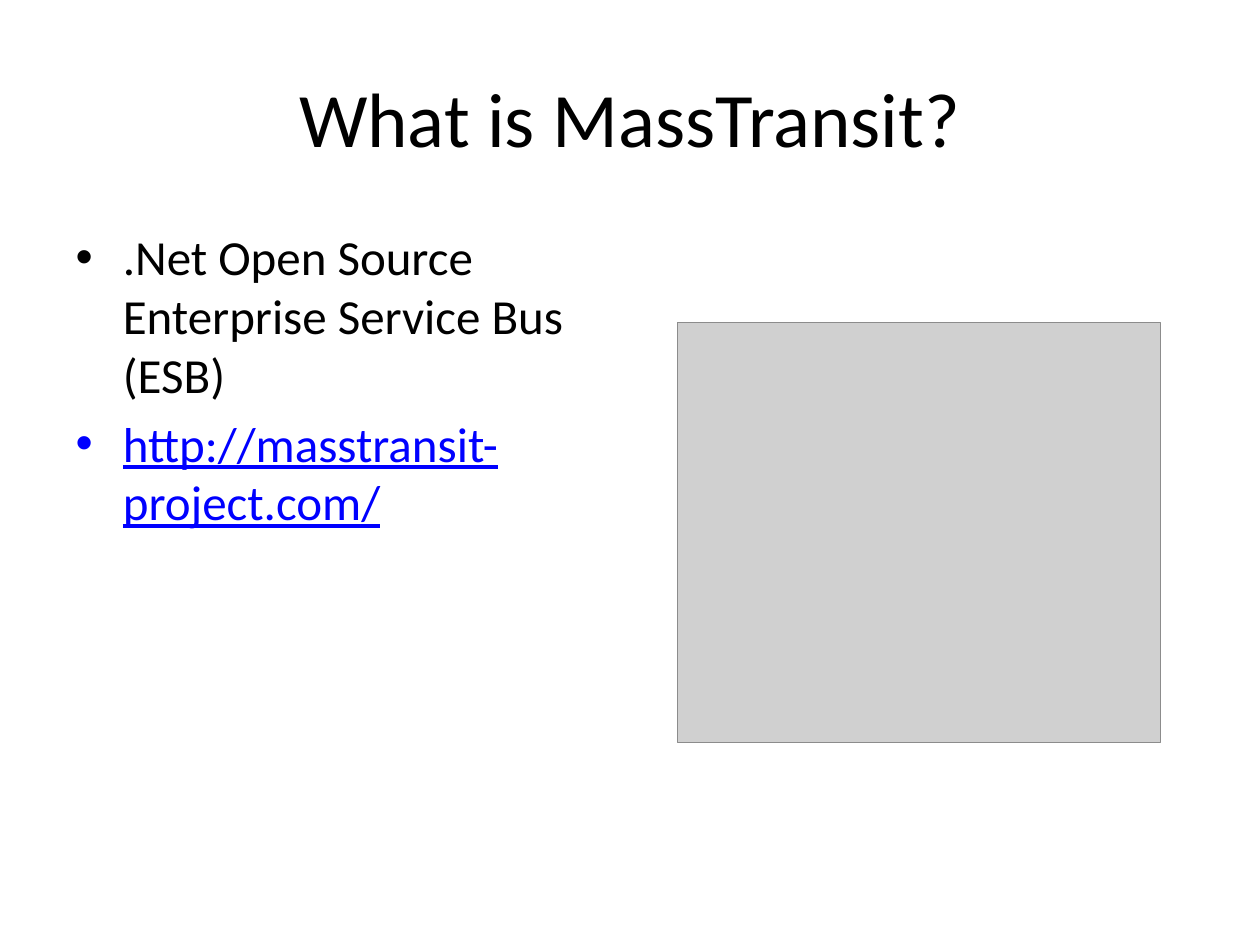
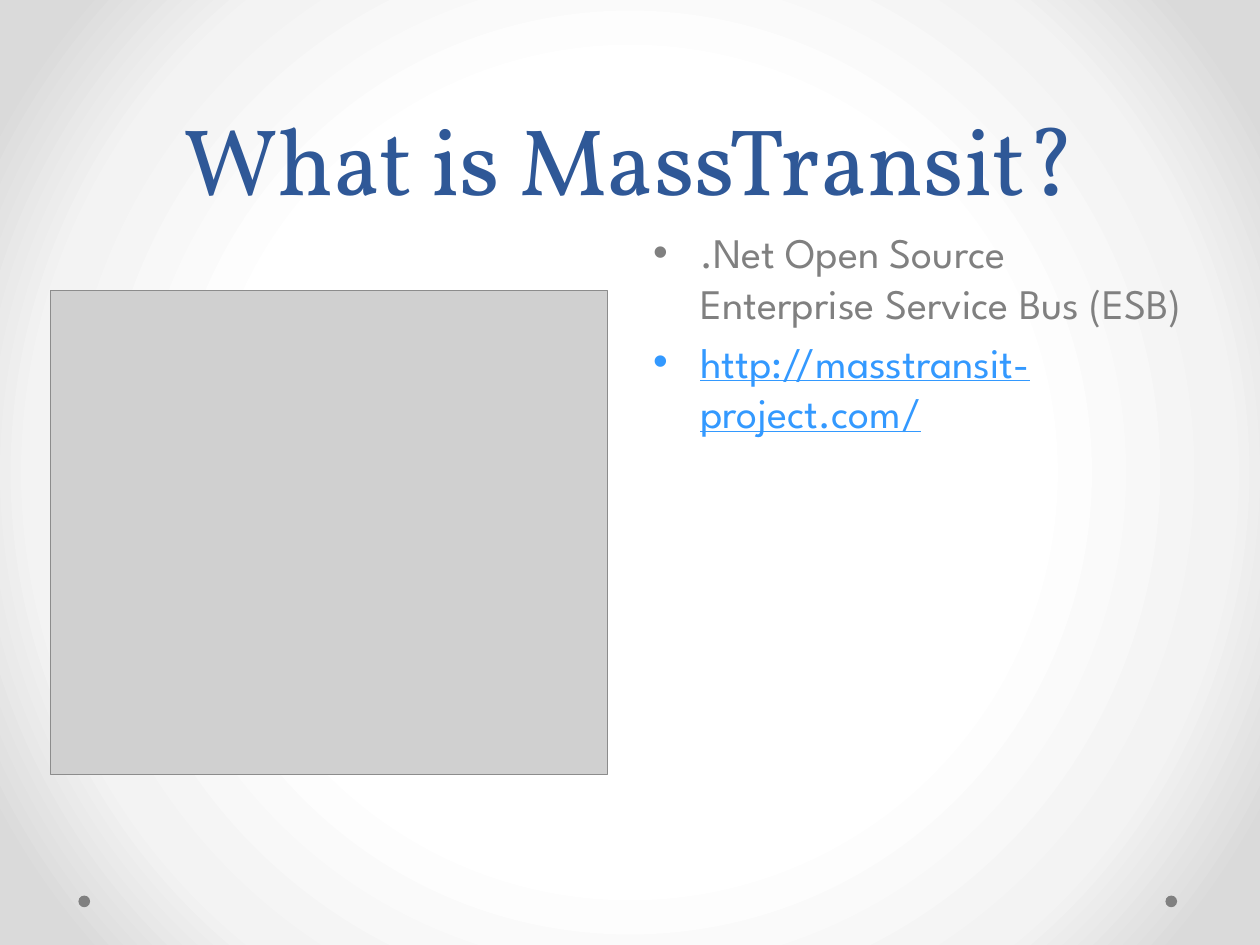
Before and after one commit to ekepes/Presentations, a slide deck: slide 2 of GetOnTheBus/Get on the Bus with MassTransit.pptx. Drawn at 1260x945 pixels with LibreOffice and Linux fonts; fonts in the diff are those of the drawing; grey boxes stand for pictures. Boxes give left, top, right and bottom in pixels: in the first picture for what was removed or moved away, otherwise in the second. Text is boxed around its words. In the diff, an @@ line names an element or a change of style, - is before the commit and + after.

```diff
--- a/GetOnTheBus/Get on the Bus with MassTransit.pptx
+++ b/GetOnTheBus/Get on the Bus with MassTransit.pptx
@@ background #FFFFFF to gradient #FFFFFF to #F4F4F4 to #DADADA @@
@@ title "What is MassTransit?": place and size @@
-title "What is MassTransit?" at (299,93,959,148)
+title "What is MassTransit?" at (183,127,1077,196)
@@ title "What is MassTransit?" at (183,127,1077,196): size 44 to 54 pt, font Calibri to Vollkorn, text colour #000000 to #2F5897; line spacing 1 to 58pt; vertical alignment middle to bottom @@
@@ text ".Net Open Source Enterprise Service ...": place and size @@
-text ".Net Open Source Enterprise Service ..." at (123,243,563,529)
+text ".Net Open Source Enterprise Service ..." at (700,240,1182,437)
@@ text ".Net Open Source Enterprise Service ..." at (700,240,1182,437): size 28 to 24 pt, font Calibri to League Spartan; text colour #000000 to #808080 in ".Net Open Source Enterprise Service Bus (ESB)"; text colour #0000FF to #3399FF in "http://masstransit-project.com/" @@
@@ picture: place and size @@
-picture at (678,323,1160,742)
+picture at (50,290,607,774)
@@ ellipse added at (78,896,89,907), fill #808080 @@
@@ ellipse added at (1166,896,1177,907), fill #808080 @@
```
Also in this commit, not shown: 3 other slides changed.
